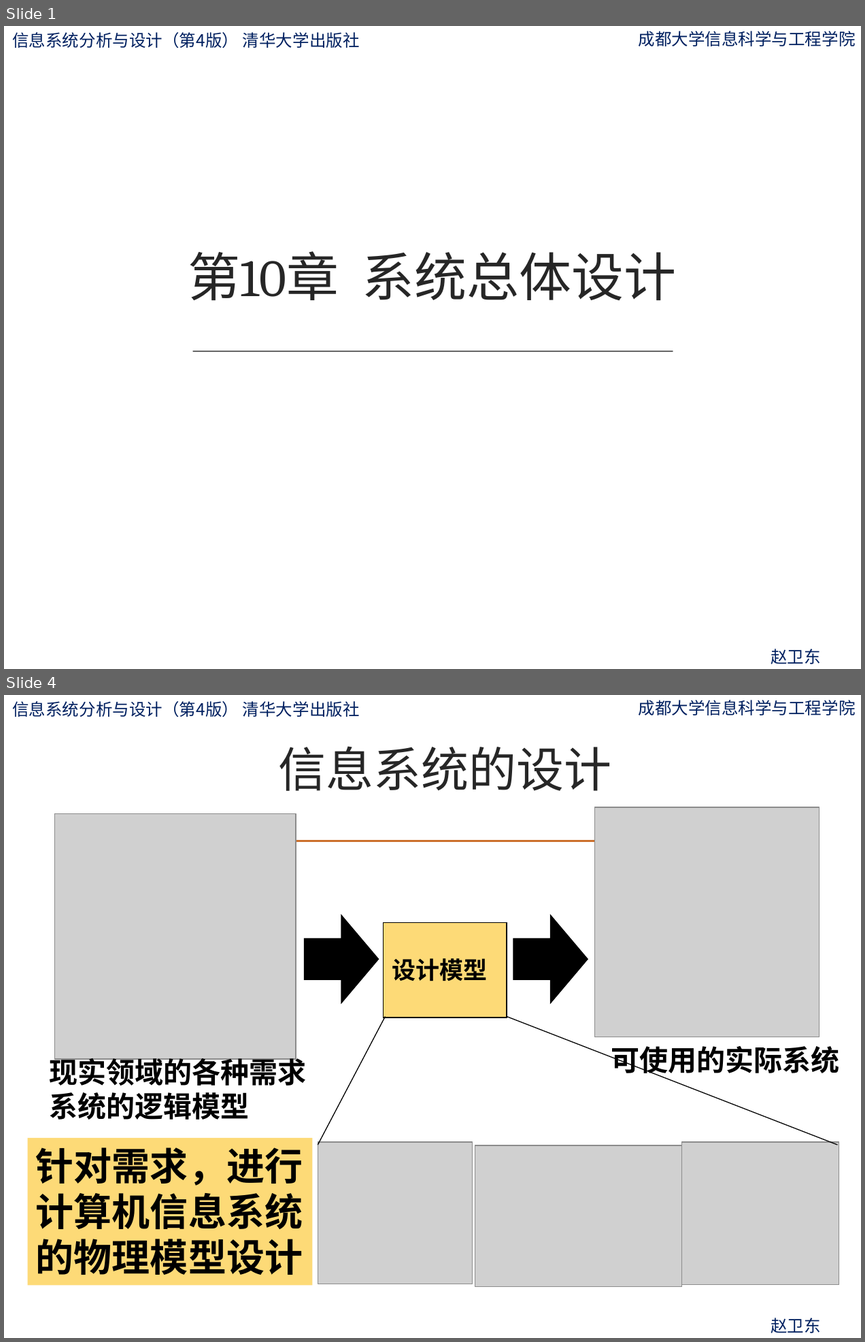
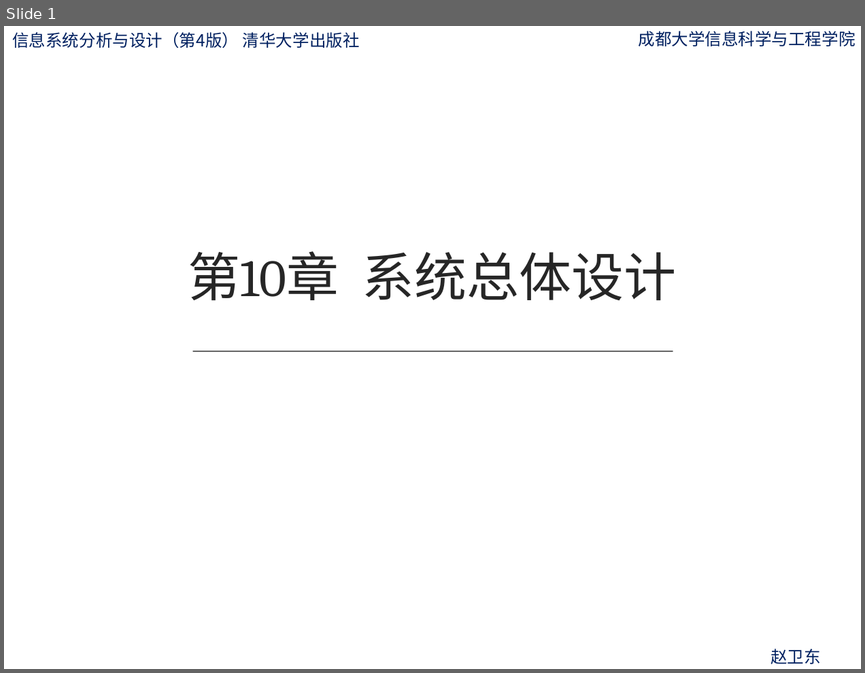
Before and after one commit to ylfagh/is_analysis-1, a slide deck: ppt/第10章-系统总体设计.pptx. Shown one above the other, each under a label of ours: slides 1 and 4 before the commit, slide 1 after it; the slides between them are not shown. The pictures are 865x1342 and 865x673 pixels, drawn with LibreOffice and Linux fonts; fonts in the diff are those of the drawing; grey boxes stand for pictures; background and template pictures are left out. Boxes give left, top, right and bottom in pixels: in the first picture for what was removed or moved away, otherwise in the second. Text is boxed around its words. In the diff, an @@ line names an element or a change of style, - is before the commit and + after.

```diff
--- a/ppt/第10章-系统总体设计.pptx
+++ b/ppt/第10章-系统总体设计.pptx
@@ slide 4 removed at (x1=4, y1=695, x2=861, y2=1338), background picture (left out); not listed: 3 template elements that a slide beside it also shows @@
@@ title removed at (x1=279, y1=746, x2=612, y2=791) @@
-信息系统的设计
@@ picture removed at (x1=54, y1=814, x2=296, y2=1059) @@
@@ picture removed at (x1=594, y1=807, x2=819, y2=1037) @@
@@ line removed from (126, 841) to (743, 841) @@
@@ right arrow removed at (x1=304, y1=915, x2=379, y2=1002) @@
-设计
@@ right arrow removed at (x1=513, y1=915, x2=587, y2=1002) @@
-实现
@@ rectangle removed at (x1=383, y1=922, x2=507, y2=1017) @@
-设计模型
@@ line removed from (385, 1016) to (317, 1145) @@
@@ line removed from (507, 1016) to (838, 1145) @@
@@ text removed at (x1=50, y1=1054, x2=307, y2=1119) @@
-现实领域的各种需求
-系统的逻辑模型
@@ text removed at (x1=611, y1=1046, x2=840, y2=1077) @@
-可使用的实际系统
@@ rectangle removed at (x1=27, y1=1138, x2=311, y2=1285) @@
-针对需求，进行计算机信息系统的物理模型设计
@@ picture removed at (x1=317, y1=1142, x2=472, y2=1284) @@
@@ picture removed at (x1=682, y1=1142, x2=838, y2=1285) @@
@@ picture removed at (x1=475, y1=1145, x2=682, y2=1286) @@
```
Also in this commit, not shown: 200 slides added, 20 other slides removed, 1 other file.
